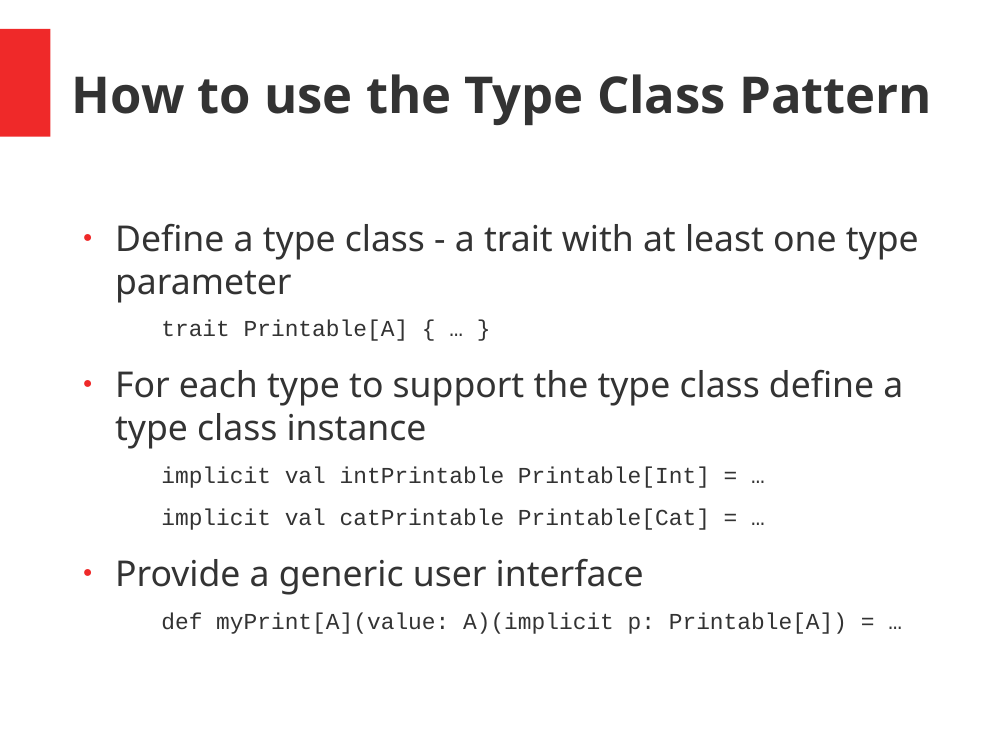
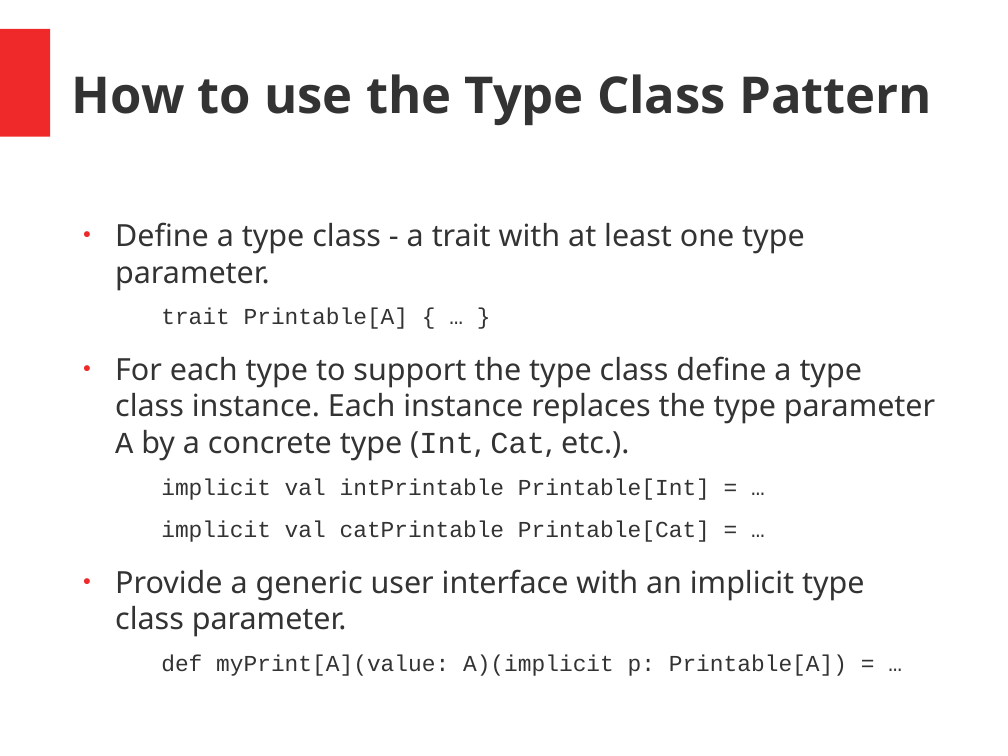
Before and after one commit to hermannhueck/typeclasses, a slide deck: slide 5 of Slides/TypeClasses.pptx. Drawn at 1008x756 pixels with LibreOffice and Linux fonts; fonts in the diff are those of the drawing. Boxes give left, top, right and bottom in pixels: in the first picture for what was removed or moved away, otherwise in the second. Text is boxed around its words. In the diff, an @@ line names an element or a change of style, - is before the commit and + after.

Commit message:
Slides improved

```diff
--- a/Slides/TypeClasses.pptx
+++ b/Slides/TypeClasses.pptx
@@ text at box(115, 222, 935, 676): text changed; size 18 to 24 pt; font Courier New to Noto Sans @@
-● Define a type class - a trait with at least one type parameter
-  trait Printable[A] { … }
-● For each type to support the type class define a type class instance
-  implicit val intPrintable Printable[Int] = …
-  implicit val catPrintable Printable[Cat] = …
-● Provide a generic user interface
-  def myPrint[A](value: A)(implicit p: Printable[A]) = …
+● Define a type class - a trait with at least one type parameter.
+  trait Printable[A] { … }
+● For each type to support the type class define a type class instance. Each instance replaces the type parameter A by a concrete type (Int, Cat, etc.).
+  implicit val intPrintable Printable[Int] = …
+  implicit val catPrintable Printable[Cat] = …
+● Provide a generic user interface with an implicit type class parameter.
+  def myPrint[A](value: A)(implicit p: Printable[A]) = …
```
Also in this commit, not shown: 1 other slide changed, 1 other file.
